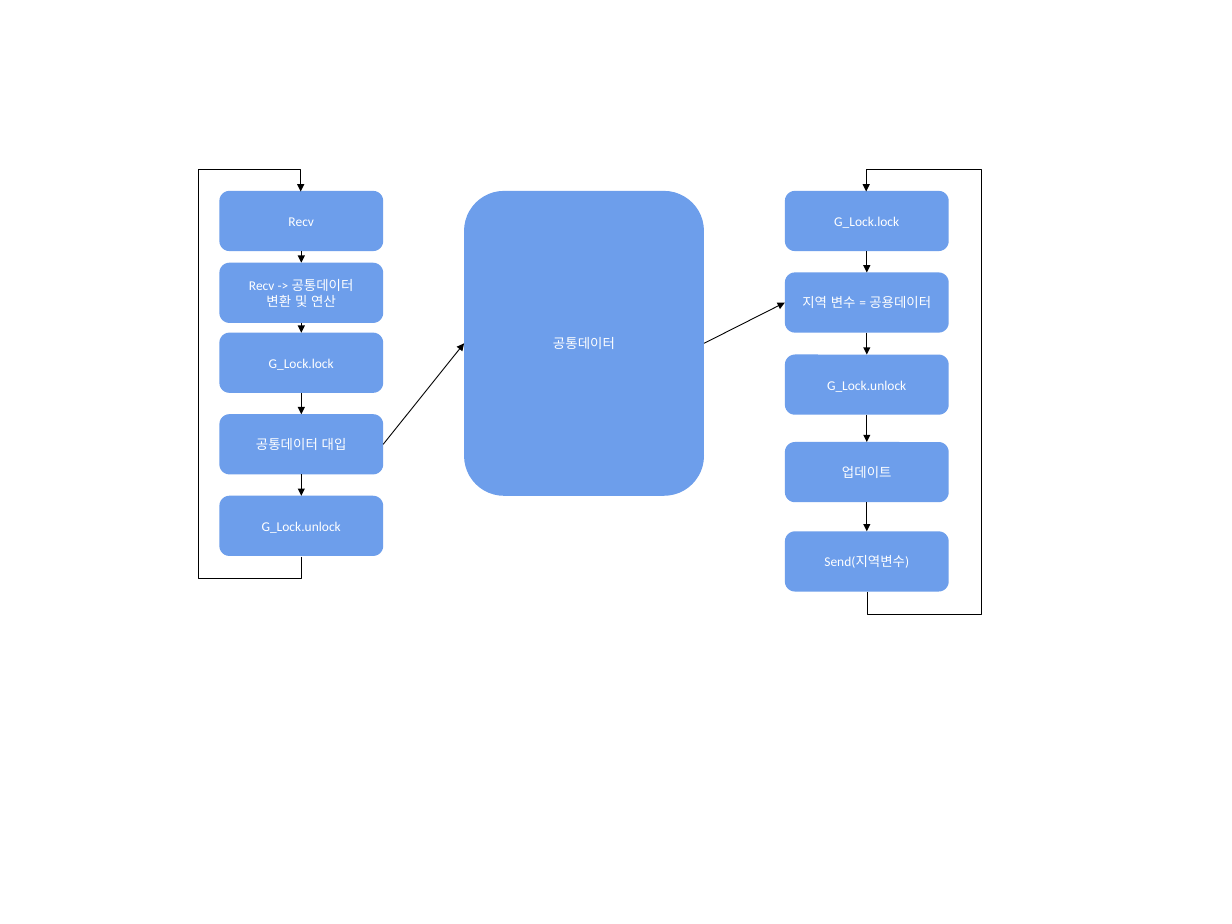
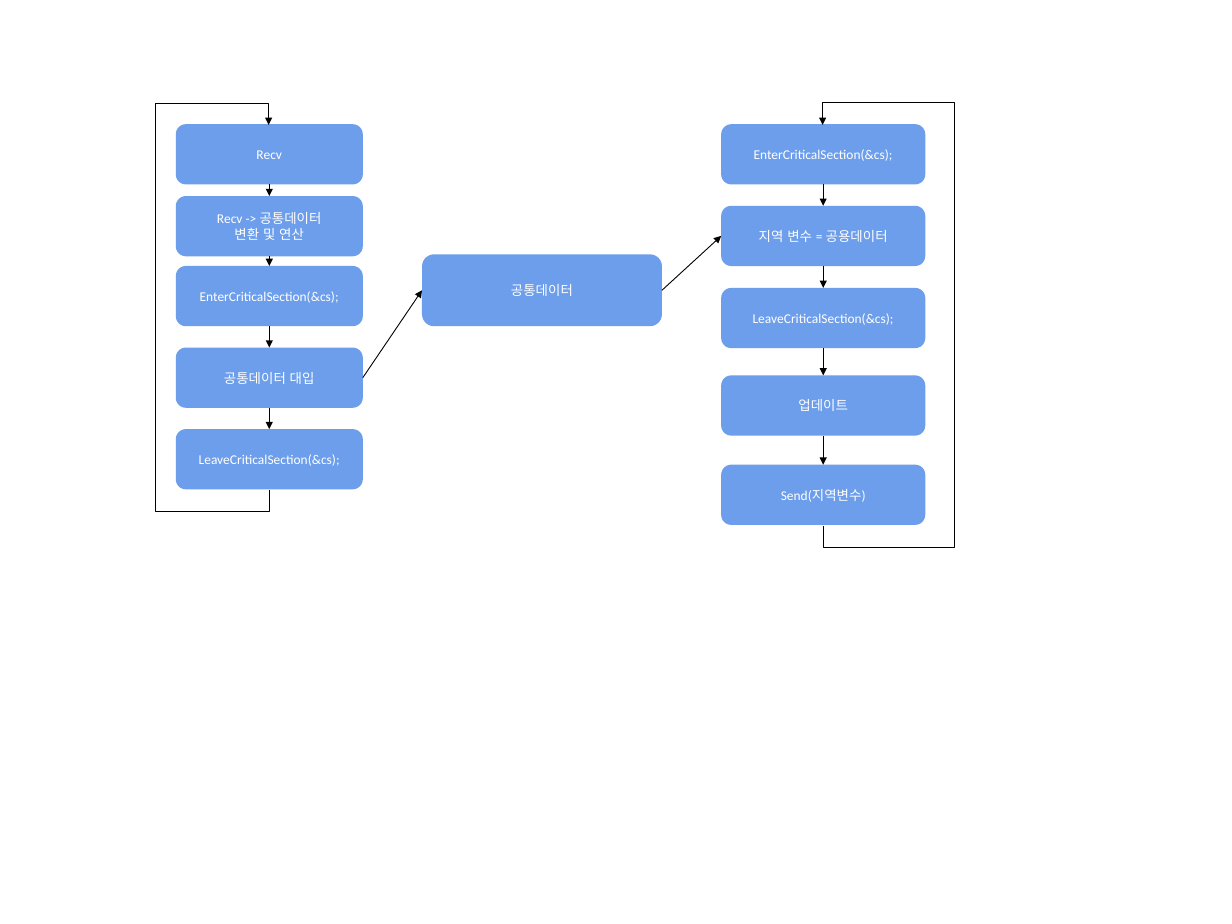
Before and after one commit to haein0303/NetWorkGame_Final_Term, a slide deck: slide 7 of Document/하이레벨 + 스레드(ver2.0).pptx. Drawn at 1232x924 pixels with LibreOffice and Linux fonts; fonts in the diff are those of the drawing. Boxes give left, top, right and bottom in pixels: in the first picture for what was removed or moved away, otherwise in the second. Text is boxed around its words. In the diff, an @@ line names an element or a change of style, - is before the commit and + after.

```diff
--- a/Document/하이레벨 + 스레드(ver2.0).pptx
+++ b/Document/하이레벨 + 스레드(ver2.0).pptx
@@ elbow arrow moved from (302, 557) - (301, 192) to (270, 490) - (268, 125) @@
@@ elbow arrow moved from (868, 592) - (866, 192) to (824, 525) - (823, 125) @@
@@ rounded rectangle "Recv": place and size @@
-rounded rectangle "Recv" at (219,191,383,251)
+rounded rectangle "Recv" at (176,124,363,184)
@@ rounded rectangle "EnterCriticalSection(&cs);": place and size @@
-rounded rectangle "EnterCriticalSection(&cs);" at (785,191,949,251)
+rounded rectangle "EnterCriticalSection(&cs);" at (722,124,926,184)
@@ text in rounded rectangle at (754,149,893,161): text changed @@
-G_Lock.lock
+EnterCriticalSection(&cs);
@@ rounded rectangle "Recv -> 공통데이터": place and size @@
-rounded rectangle "Recv -> 공통데이터" at (219,263,383,323)
+rounded rectangle "Recv -> 공통데이터" at (176,196,363,256)
@@ 4 arrows: place and size @@
-4 arrows at (301,251,301,495)
+4 arrows at (269,185,269,429)
@@ rounded rectangle "지역 변수 = 공용데이터": place and size @@
-rounded rectangle "지역 변수 = 공용데이터" at (785,273,949,333)
+rounded rectangle "지역 변수 = 공용데이터" at (722,206,926,266)
@@ 4 arrows: place and size @@
-4 arrows at (867,251,867,532)
+4 arrows at (824,185,824,465)
@@ arrow moved from (704, 343) - (785, 303) to (662, 290) - (722, 236) @@
@@ rounded rectangle "EnterCriticalSection(&cs);": place and size @@
-rounded rectangle "EnterCriticalSection(&cs);" at (219,333,383,392)
+rounded rectangle "EnterCriticalSection(&cs);" at (176,266,363,326)
@@ rounded rectangle "공통데이터": place and size @@
-rounded rectangle "공통데이터" at (464,191,704,495)
+rounded rectangle "공통데이터" at (422,254,663,326)
@@ text in rounded rectangle at (200,291,339,303): text changed @@
-G_Lock.lock
+EnterCriticalSection(&cs);
@@ arrow moved from (384, 444) - (464, 343) to (363, 378) - (422, 290) @@
@@ rounded rectangle "LeaveCriticalSection(&cs);": place and size @@
-rounded rectangle "LeaveCriticalSection(&cs);" at (785,355,949,414)
+rounded rectangle "LeaveCriticalSection(&cs);" at (722,288,926,348)
@@ text in rounded rectangle at (753,313,894,325): text changed @@
-G_Lock.unlock
+LeaveCriticalSection(&cs);
@@ rounded rectangle "공통데이터 대입": place and size @@
-rounded rectangle "공통데이터 대입" at (219,414,383,474)
+rounded rectangle "공통데이터 대입" at (176,348,363,407)
@@ rounded rectangle "업데이트": place and size @@
-rounded rectangle "업데이트" at (785,442,949,502)
+rounded rectangle "업데이트" at (722,376,926,436)
@@ rounded rectangle "LeaveCriticalSection(&cs);": place and size @@
-rounded rectangle "LeaveCriticalSection(&cs);" at (219,495,383,555)
+rounded rectangle "LeaveCriticalSection(&cs);" at (176,429,363,489)
@@ text in rounded rectangle at (199,454,340,466): text changed @@
-G_Lock.unlock
+LeaveCriticalSection(&cs);
@@ rounded rectangle "Send(지역변수)": place and size @@
-rounded rectangle "Send(지역변수)" at (785,532,949,591)
+rounded rectangle "Send(지역변수)" at (722,465,926,524)
```
Also in this commit, not shown: 6 other files.
